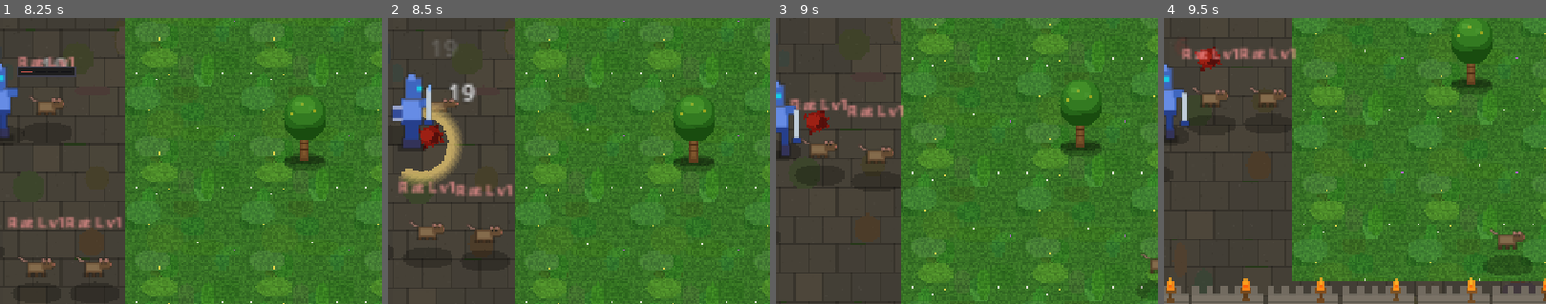
Above: before the commit, frames 1-4 (left to right).
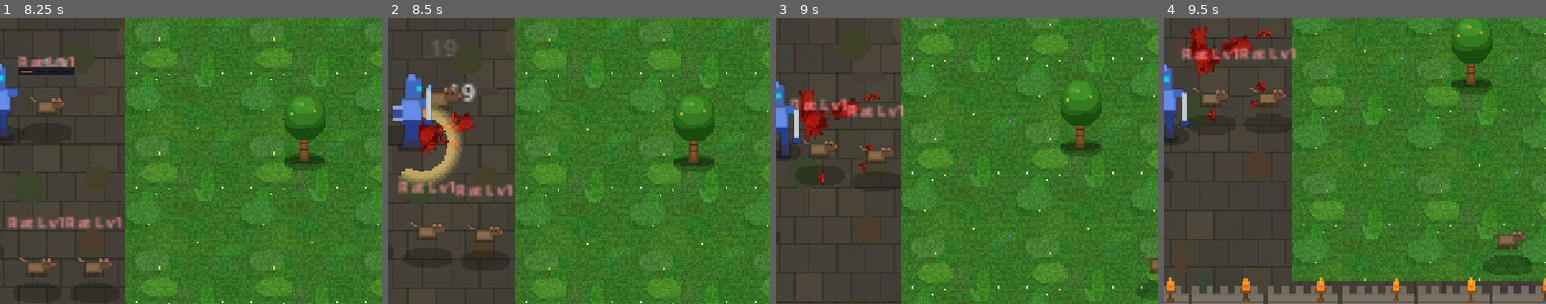
Above: after the commit, the same moments.

Repository: slxny/legends-open-rpg
Game: Godot game, scene res://scenes/main.tscn
Two runs of this game, one before a commit and one after it. Both use one fixed random seed, a clock stepped at 60 frames per second and the inputs below.
Inputs (mouse positions are % of the whole screen's width and height, from its top left):
- Up to frame 1 (8.25 s): click "SELECT" at 0.5 s; tap Enter at 1.25 s; drag from (7, 92) to (50, 44) at 1.27 s; drag from (93, 99) to (50, 21) at 2.02 s; move the mouse to (51, 80) at 2.77 s; hold A (move_left) 2.78-3.5 s; tap F (interact) at 2.85 s; click (51, 80) at 2.92 s; drag from (55, 50) to (20, 35) at 3.52 s; move the mouse to (35, 25) at 4.27 s; hold S (move_down) 4.28-5 s; tap 2 at 4.35 s; drag from (33, 91) to (50, 56) at 5.02 s; move the mouse to (40, 98) at 5.77 s; hold W (move_up) 5.78-6.5 s; tap 4 at 5.85 s; click (40, 98) at 5.92 s; drag from (92, 39) to (30, 55) at 6.52 s; drag from (60, 96) to (13, 49) at 7.27 s; drag from (62, 83) to (10, 49) at 8.02 s
- Up to frame 2 (8.5 s): no input
- Up to frame 3 (9 s): move the mouse to (5, 3) at 8.77 s; hold S (move_down) from 8.78 s (still down); tap 1 at 8.85 s; click (5, 3) at 8.92 s
- Up to frame 4 (9.5 s): keep holding S (move_down)
The pictures show only the part of the screen within x 50-100%, y 30-80%; the shares and areas given below are measured in that part.

Frame 1 is identical in both runs. In frame 2, 1.0% of the frame differs, in the area x 8-23%, y 24-48%; in frame 3, 1.0%; in frame 4, 1.1%, in the area x 6-28%, y 3-36%.

Commit message:
Add bloody explosion death for rats with flying meat gibs
Rats now pop violently on death — quick swell, red flash, then burst
into 5-9 bloody meat chunks that scatter outward explosively. Multiple
blood splatters spawn underneath for extra gore.

- New rat_gib sprite: small bloody meat chunk (6x6 pixel art)
- New _die_rat_explode(): puff-up, red flash, instant vanish
- New _spawn_rat_gibs(): explosive scatter with varied tint/size/spin
- Gibs fly further and faster than skeleton bone fragments
- Each chunk lingers 1-2.5s before fading out

https://claude.ai/code/session_01Mkr2XTyyQgeBLPkXftX8GK

Diff:
--- a/scenes/enemies/enemy.gd
+++ b/scenes/enemies/enemy.gd
@@ -609,6 +609,8 @@
 
 	if sprite_type == "skeleton":
 		_die_crumble()
+	elif sprite_type == "rat":
+		_die_rat_explode()
 	elif is_mini_boss:
 		_spawn_blood_splatter()
 		_die_boss()
@@ -646,6 +648,59 @@
 	# Fade the flattened remains
 	tween.tween_property(sprite, "modulate:a", 0.0, 0.3)
 	tween.tween_callback(queue_free)
+
+func _die_rat_explode() -> void:
+	# Rats explode into bloody chunks — quick violent pop with gibs flying everywhere
+	_spawn_rat_gibs()
+	# Multiple blood splatters for the gore
+	for _i in range(randi_range(2, 4)):
+		_spawn_blood_splatter()
+	var base_pos = sprite.position
+	var tween = create_tween()
+	# Quick swell — rat puffs up
+	tween.tween_property(sprite, "scale", Vector2(1.4, 1.4), 0.04)
+	tween.parallel().tween_property(sprite, "modulate", Color(1.5, 0.7, 0.7), 0.04)
+	# POP — flash red-white and vanish instantly
+	tween.tween_property(sprite, "modulate", Color(2.0, 1.0, 0.8), 0.02)
+	tween.parallel().tween_property(sprite, "scale", Vector2(1.8, 0.3), 0.02)
+	# Gone
+	tween.tween_property(sprite, "modulate:a", 0.0, 0.03)
+	tween.tween_callback(queue_free)
+
+func _spawn_rat_gibs() -> void:
+	var gib_tex = SpriteGenerator.get_texture("rat_gib")
+	if not gib_tex:
+		return
+	var world = _get_world_node()
+	for _i in range(randi_range(5, 9)):
+		var gib = Sprite2D.new()
+		gib.texture = gib_tex
+		gib.texture_filter = CanvasItem.TEXTURE_FILTER_NEAREST
+		gib.global_position = global_position + Vector2(randf_range(-4, 4), randf_range(-6, 2))
+		gib.rotation = randf() * TAU
+		gib.scale = Vector2(randf_range(0.6, 1.2), randf_range(0.6, 1.2))
+		gib.z_index = -1
+		# Random red tint variation for each chunk
+		gib.modulate = Color(
+			randf_range(0.8, 1.2),
+			randf_range(0.6, 0.9),
+			randf_range(0.6, 0.9),
+			randf_range(0.7, 1.0)
+		)
+		world.add_child(gib)
+		# Scatter outward explosively — faster and further than bone fragments
+		var dir = Vector2(randf_range(-1, 1), randf_range(-1, 1)).normalized()
+		var force = randf_range(18, 40)
+		var dest = gib.global_position + dir * force + Vector2(0, randf_range(4, 12))
+		var t = gib.create_tween()
+		t.set_parallel(true)
+		t.tween_property(gib, "global_position", dest, randf_range(0.15, 0.3)).set_trans(Tween.TRANS_QUAD).set_ease(Tween.EASE_OUT)
+		t.tween_property(gib, "rotation", gib.rotation + randf_range(-6.0, 6.0), 0.3)
+		t.set_parallel(false)
+		# Linger briefly then fade
+		t.tween_interval(randf_range(1.0, 2.5))
+		t.tween_property(gib, "modulate:a", 0.0, 0.6)
+		t.tween_callback(gib.queue_free)
 
 func _die_boss() -> void:
 	# Dramatic mini-boss death: expand, flash bright, shake violently, explode outward
--- a/scripts/autoloads/sprite_generator.gd
+++ b/scripts/autoloads/sprite_generator.gd
@@ -59,7 +59,7 @@
 	# VFX & UI (needed by player/enemies)
 	names.append_array(["selection_green", "selection_red", "iso_shadow",
 		"slash_arc", "arrow_projectile", "blood_splatter", "skull_icon",
-		"bone_fragment"])
+		"bone_fragment", "rat_gib"])
 	# Beacons & items
 	names.append_array(["beacon_green", "beacon_yellow", "beacon_blue",
 		"beacon_red", "beacon_cyan",
@@ -3636,6 +3636,22 @@
 	img.set_pixel(4, 3, bone_dark)
 	textures["bone_fragment"] = ImageTexture.create_from_image(img)
 
+func _gen_rat_gib() -> void:
+	# Small bloody meat chunk for rat explosion death effect
+	var img = Image.create(6, 6, false, Image.FORMAT_RGBA8)
+	img.fill(Color(0, 0, 0, 0))
+	var meat = Color(0.6, 0.15, 0.1)
+	var meat_dark = Color(0.4, 0.08, 0.05)
+	var meat_light = Color(0.75, 0.22, 0.12)
+	# Irregular chunk shape
+	_fill_rect(img, 1, 1, 3, 4, meat)
+	_fill_rect(img, 2, 0, 2, 5, meat_dark)
+	img.set_pixel(1, 1, meat_light)
+	img.set_pixel(3, 3, meat_light)
+	img.set_pixel(0, 2, meat)
+	img.set_pixel(4, 2, meat_dark)
+	textures["rat_gib"] = ImageTexture.create_from_image(img)
+
 # ============================================================
 # SELECTION CIRCLES & VFX
 # ============================================================
